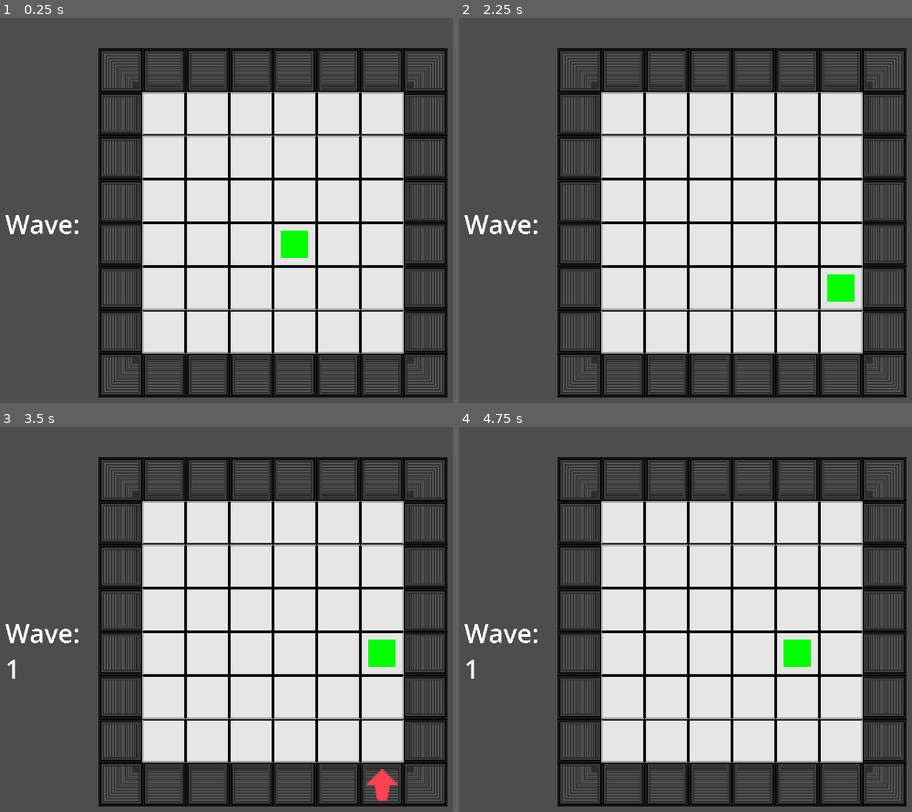
Above: before the commit, frames 1-4 (two rows, left to right).
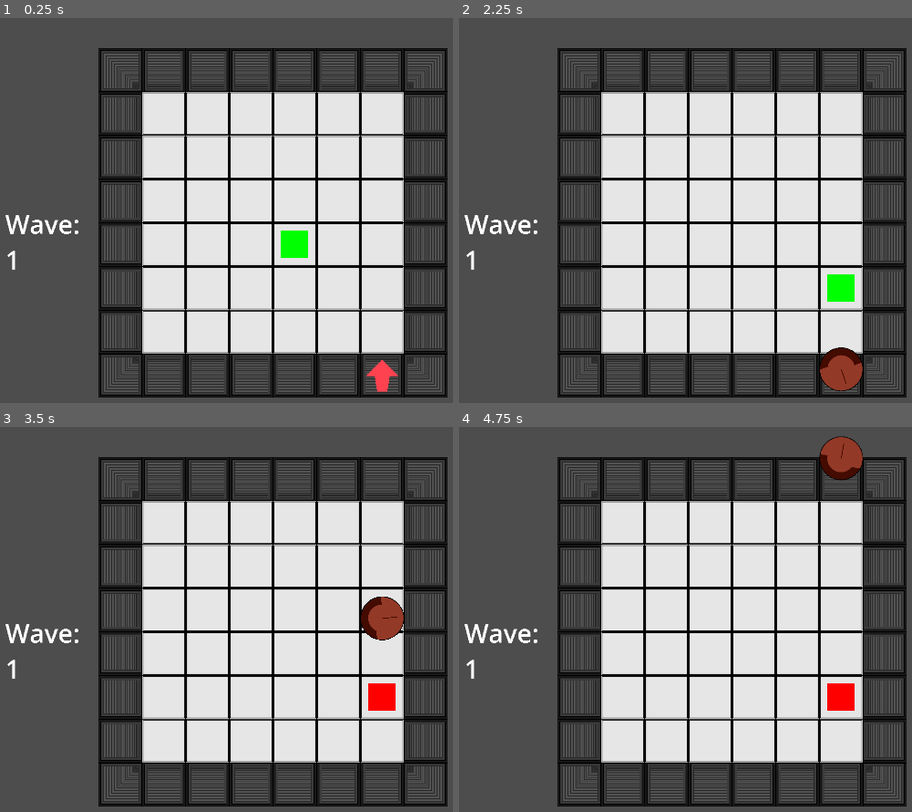
Above: after the commit, the same moments.

Repository: fantasticyeyplustiger/go-go-go
Game: Godot game, scene res://Levels/testing_level.tscn
The game is run twice, just before and just after one commit, with the same random seed, the same clock (stepped at 60 frames per second) and the same inputs. Sound files missing from this copy of the repository are replaced by a short silence.
Inputs:
- Up to frame 1 (0.25 s): no input
- Up to frame 2 (2.25 s): tap Enter at 0.5 s; hold D (right) 0.53-1.28 s; hold S (down) 1.28-2.03 s; hold D (right) from 2.03 s (still down)
- Up to frame 3 (3.5 s): release D (right) at 2.78 s; hold W (up) from 2.78 s (still down)
- Up to frame 4 (4.75 s): release W (up) at 3.53 s; hold A (left) from 3.53 s (still down)

The runs differ from the first frame. In frame 1, 0.3% of the frame differs, in the area x 1-88%, y 60-98%; in frame 2, 0.9%; in frame 3, 2.0%, in the area x 79-90%, y 44-98%; in frame 4, 1.7%.

Commit message:
the w

Diff:
--- a/GoGoGo!/Levels/LevelScript.gd
+++ b/GoGoGo!/Levels/LevelScript.gd
@@ -5,25 +5,38 @@
 @export var row_attack_spot_limit : int = 0
 @export var column_attack_spot_limit : int = 0
 @export var wave : int = 0
+@export var bpm : float
 
-var start_music : bool = false
+@onready var audio = $Music
+
+var start_music : bool = true
 var start_wave : bool = true
 
 var row_attacks
 var column_attacks
 
+var nextBeat=0
+var beatLength = 0
+
 # -1 = left or up, 1 = right or down
 var spawn_left_or_right : Array[int] = [0, 0, 0, 0, 0, 0]
 var spawn_up_or_down : Array[int] = [0, 0, 0, 0, 0, 0]
 
+
 func _ready():
-	$Timer.start()
+	bpm/=8
+	beatLength = (60/bpm)*1000
 	pass
 
 func _physics_process(_delta):
 	if start_music:
-		$AudioStreamPlayer.play()
+		audio.play()
 		start_music = false
+	var songMilliseconds = audio.get_playback_position()*1000
+	if(songMilliseconds>nextBeat):
+		print("beat triggered!")
+		nextBeat+=beatLength
+		on_rhythm()
 
 func _unhandled_input(_event):
 	if Input.is_action_pressed("respawn"):
--- a/GoGoGo!/Levels/testing_level.tscn
+++ b/GoGoGo!/Levels/testing_level.tscn
@@ -7,7 +7,7 @@
 [ext_resource type="PackedScene" uid="uid://ceoptljlkcl4m" path="res://ObstacleSpawners/DownSpawner.tscn" id="5_53x5i"]
 [ext_resource type="PackedScene" uid="uid://bs00xa4axldl3" path="res://ObstacleSpawners/LeftSpawner.tscn" id="6_0rxm6"]
 [ext_resource type="PackedScene" uid="uid://py6dh66fpkmy" path="res://ObstacleSpawners/RightSpawner.tscn" id="7_8o137"]
-[ext_resource type="AudioStream" uid="uid://dh3yd7e511h1p" path="res://Music/Mr Oops!.mp3" id="8_ivlhn"]
+[ext_resource type="AudioStream" uid="uid://cgjfyjio58nom" path="res://Music/shploink.ogg" id="8_qv6dt"]
 
 [node name="testing level" type="Node2D"]
 script = ExtResource("1_q061h")
@@ -16,6 +16,7 @@
 row_attack_spot_limit = 4
 column_attack_spot_limit = 4
 wave = 1
+bpm = 120.0
 
 [node name="TileMap" parent="." instance=ExtResource("1_5yvkk")]
 layer_0/tile_data = PackedInt32Array(-393216, 1, 0, -327680, 1, 0, -262144, 1, 0, -196608, 1, 0, -131072, 1, 0, -65536, …(864 unchanged characters)…
@@ -27,9 +28,6 @@
 [node name="Camera2D" type="Camera2D" parent="."]
 position = Vector2(768, -768)
 zoom = Vector2(0.45, 0.45)
-
-[node name="Timer" type="Timer" parent="."]
-wait_time = 3.0
 
 [node name="UpSpawners" type="Node2D" parent="."]
 
@@ -111,8 +109,8 @@
 [node name="RightSpawner6" parent="RightSpawners" instance=ExtResource("7_8o137")]
 position = Vector2(-128, -1408)
 
-[node name="AudioStreamPlayer" type="AudioStreamPlayer" parent="."]
-stream = ExtResource("8_ivlhn")
+[node name="Music" type="AudioStreamPlayer" parent="."]
+stream = ExtResource("8_qv6dt")
 
 [node name="WaveLabel" type="Label" parent="."]
 offset_left = -800.0
@@ -121,5 +119,3 @@
 offset_bottom = -841.0
 theme_override_font_sizes/font_size = 150
 text = "Wave: "
-
-[connection signal="timeout" from="Timer" to="." method="on_rhythm"]
Not shown, added: GoGoGo!/Music/shploink.ogg.import
Not shown, changed: GoGoGo!/NOTES.txt
Not shown, added: GoGoGo!/Music/shploink.ogg
